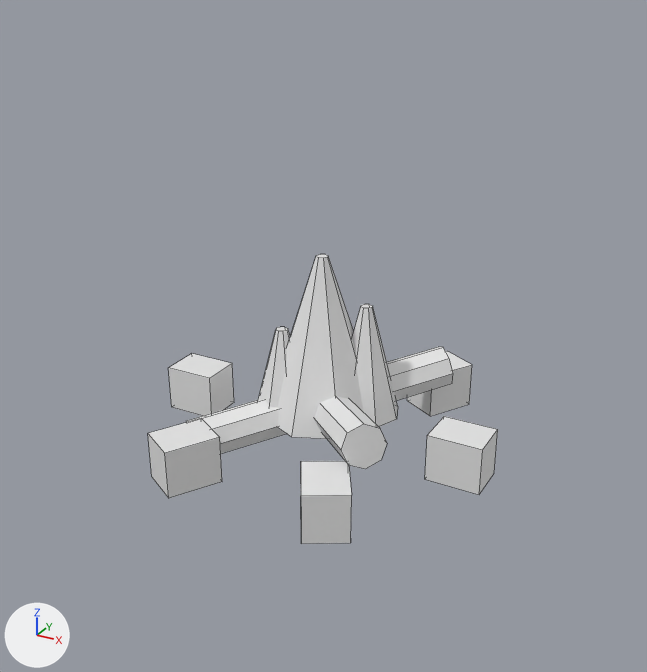
The FBX model Assets/Art/Models/Buildings/Campfire.fbx as it was, and as the next commit left it.
Camera for both pictures: a 50 mm lens placed at (1.3, -2.35, 1.56), pointed at (0.05, -0.08, 0.42). The lights are fixed; the arrows at lower left show +X, +Y and +Z. The picture after the commit comes second. Mesh edges are drawn as thin lines. Where no turn or scale is listed for an object, it has been applied to the vertices.

The first picture shows 'Campfire'.
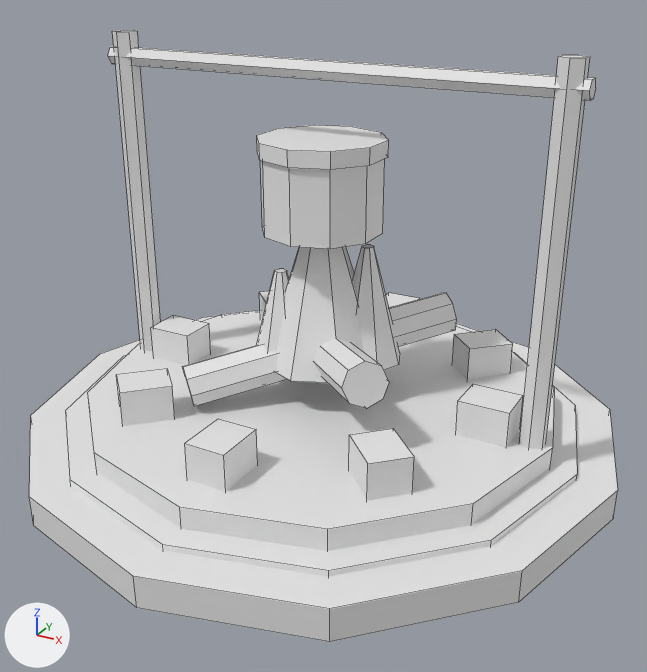
Patch to the scene script:
```diff
--- a/Assets/Art/Models/Buildings/Campfire.fbx.py
+++ b/Assets/Art/Models/Buildings/Campfire.fbx.py
@@ me_cube @@
-me_cube.from_pydata(...)  # 128 vertices, 86 faces; spans x -0.59..0.59, y -0.546..0.546, z -0.007..0.655
+me_cube.from_pydata(...)  # 292 vertices, 188 faces; spans x -0.98..0.98, y -0.98..0.98, z 0.0..1.295
+# me_cube part 1: a new loose piece, a 12-sided cylinder along z spanning x -0.98..0.98, y -0.98..0.98, z 0.0..0.1, in mat_stonedark (white #e7e7e7)
+# me_cube part 2: a new loose piece, a 12-sided cylinder along z spanning x -0.86..0.86, y -0.86..0.86, z 0.082..0.118, in mat_gold (white #e7e7e7)
+# me_cube part 3: a new loose piece, a 12-sided cylinder along z spanning x -0.78..0.78, y -0.78..0.78, z 0.095..0.185, in mat_stone (white #e7e7e7)
+# me_cube part 4: a new loose piece, a box spanning x 0.5..0.66, y -0.065..0.065, z 0.14..0.3, in mat_stonedark (white #e7e7e7)
+# me_cube part 5: a new loose piece, a box spanning x -0.065..0.065, y 0.5..0.66, z 0.14..0.3, in mat_stonedark (white #e7e7e7)
+# me_cube part 6: a new loose piece, a box spanning x -0.66..-0.5, y -0.065..0.065, z 0.14..0.3, in mat_stonedark (white #e7e7e7)
+# me_cube part 7: a new loose piece, a box spanning x -0.065..0.065, y -0.66..-0.5, z 0.14..0.3, in mat_stonedark (white #e7e7e7)
+# me_cube part 8: the loose piece of 16 vertices spanning x -0.363..0.363, y -0.363..0.363, z -0.007..0.287 is moved by (0.0, 0.0, 0.2)
+# me_cube part 9: the loose piece of 16 vertices spanning x -0.363..0.363, y -0.363..0.363, z -0.007..0.287 is moved by (0.0, 0.0, 0.2)
+# me_cube part 10: the loose piece of 16 vertices spanning x -0.2..0.2, y -0.2..0.2, z 0.105..0.655 is moved by (0.0, 0.0, 0.2)
+# me_cube part 11: the loose piece of 16 vertices spanning x 0.01..0.25, y -0.06..0.18, z 0.11..0.49 is moved by (0.0, 0.0, 0.2)
+# me_cube part 12: the loose piece of 16 vertices spanning x -0.21..-0.01, y -0.17..0.03, z 0.11..0.41 is moved by (0.0, 0.0, 0.2)
+# me_cube part 13: a new loose piece, a 6-sided cylinder along z spanning x 0.685..0.755, y -0.04..0.04, z 0.145..1.295, in mat_wooddark (white #e7e7e7)
+# me_cube part 14: a new loose piece, a 6-sided cylinder along z spanning x -0.755..-0.685, y -0.04..0.04, z 0.145..1.295, in mat_wooddark (white #e7e7e7)
+# me_cube part 15: a new loose piece, a 6-sided cylinder along x spanning x -0.775..0.775, y -0.03..0.03, z 1.194..1.246, in mat_metal (white #e7e7e7)
+# me_cube part 16: a new loose piece, a 10-sided cylinder along z spanning x -0.181..0.181, y -0.19..0.19, z 0.74..0.98, in mat_metal (white #e7e7e7)
+# me_cube part 17: a new loose piece, a 10-sided cylinder along z spanning x -0.19..0.19, y -0.2..0.2, z 0.975..1.025, in mat_gold (white #e7e7e7)
+# me_cube part 18: 6 loose pieces with 48 vertices, spanning x -0.59..0.59, y -0.546..0.546, z 0.0..0.16, are deleted
+# me_cube part 19
+# 16 vertices are added at x -0.513..0.513, y -0.513..0.513, z 0.14
+# 16 new vertices lie (0.0, 0.0, 0.16) away from vertices in x -0.513..0.513, y -0.513..0.513, z 0.14
+# 24 new faces join them, mat_stonedark (white #e7e7e7)
 me_cube.materials.append(mat_stonedark)
@@ me_cube @@
 me_cube.materials.append(mat_fire)
+me_cube.materials.append(mat_gold)  # white #e7e7e7
+me_cube.materials.append(mat_stone)  # white #e7e7e7
+me_cube.materials.append(mat_metal)  # white #e7e7e7
```

Boxes [x1, y1, x2, y2] around the edits, measured in the pictures (647 x 672 px; the box of a moved part takes in the faces that stretch with it):
'Campfire', reshaped (68% wider, 111% taller)
    before: [148, 254, 498, 544]
    after: [29, 30, 618, 642]
part 1 of me_cube, added
    after: [29, 316, 618, 642]
part 2 of me_cube, added
    after: [66, 352, 577, 576]
part 3 of me_cube, added
    after: [88, 310, 554, 551]
part 4 of me_cube, added
    after: [456, 384, 523, 447]
part 5 of me_cube, added
    after: [386, 293, 420, 308]
part 6 of me_cube, added
    after: [151, 315, 211, 365]
part 7 of me_cube, added
    after: [185, 419, 258, 492]
part 8 of me_cube, moved or reshaped
    before: [187, 347, 453, 453]
    after: [183, 293, 457, 406]
part 9 of me_cube, moved or reshaped
    before: [314, 396, 387, 469]
    after: [314, 339, 389, 409]
part 10 of me_cube, moved or reshaped
    before: [277, 254, 363, 439]
    after: [276, 247, 364, 383]
part 11 of me_cube, moved or reshaped
    before: [352, 304, 398, 427]
    after: [353, 245, 400, 370]
part 12 of me_cube, moved or reshaped
    before: [258, 327, 290, 407]
    after: [256, 269, 289, 352]
part 13 of me_cube, added
    after: [519, 55, 590, 449]
part 14 of me_cube, added
    after: [113, 30, 160, 351]
part 15 of me_cube, added
    after: [108, 46, 596, 100]
part 16 of me_cube, added
    after: [261, 159, 385, 249]
part 17 of me_cube, added
    after: [257, 125, 389, 170]
part 18 of me_cube, deleted
    before: [148, 351, 498, 544]
part 19 of me_cube, added
    after: [116, 291, 513, 501]
